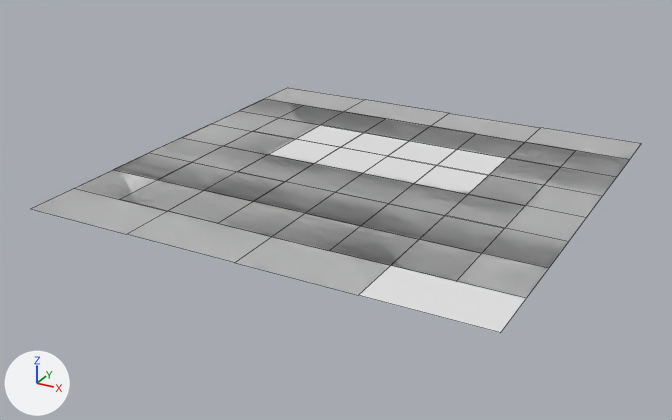
A saved change to the FBX model Assets/_Game/VinhLB/Models/grass_planes.fbx.
Both versions are drawn from a 50 mm camera at (1.76, -3.44, 1.52) aimed at (-0.07, -0.11, -0.15). Arrows for +X, +Y and +Z are at lower left; the lights stay in place. Mesh edges are drawn as thin lines. Where no turn or scale is listed for an object, it has been applied to the vertices.

Names of what the first picture shows: 'GrassPlane_6x4', 'GrassPlane_6x6', 'GrassPlane_8x4', 'GrassPlane_8x6', 'GrassPlane_8x8', 'GrassPlane_8x8_Corner'.
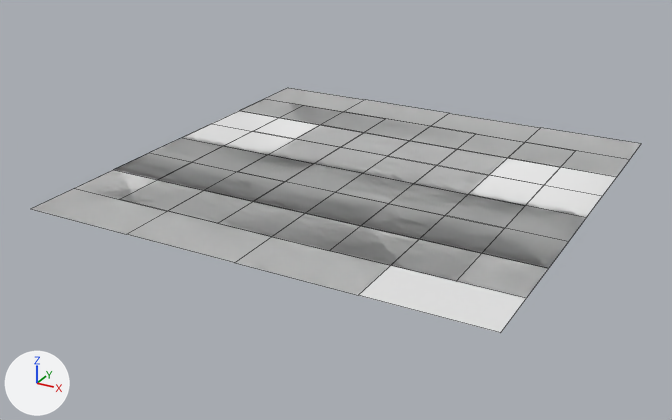
Changed parts and their boxes (x1, y1, x2, y2) in the pictures (672 x 420 px):
'GrassPlane_8x4', reshaped (77% wider, 47% taller): before (262, 125, 507, 198); after (181, 111, 616, 219)
'GrassPlane_8x8_Corner', unchanged, covered by the edit: before (114, 100, 641, 295)
'GrassPlane_8x6', unchanged, covered by the edit: before (76, 99, 629, 298); after (74, 103, 621, 298)
'GrassPlane_6x4', unchanged, uncovered by the edit: before (158, 118, 505, 253); after (158, 162, 505, 253)

The change, as a list of edits to the scene's bpy script:
```text
Add me_plane_003_1:
    me_plane_003_1.from_pydata([(-100.0, 0.0, 0.0), (100.0, 0.0, 0.0), (0.0, 0.0, 0.0), (-100.0, 0.0, 50.0), (100.0, 0.0, -50.0), (-100.0, 0.0, -50.0), (100.0, 0.0, 50.0), (0.0, 0.0, -50.0), (0.0, 0.0, 50.0), (-50.0, 0.0, 0.0), (50.0, 0.0, 0.0), (50.0, 0.0, 50.0), (-50.0, 0.0, 50.0), (-50.0, 0.0, -50.0), (50.0, 0.0, -50.0)], [], [(1, 4, 14, 10), (10, 14, 7, 2), (2, 7, 13, 9), (9, 13, 5, 0), (3, 6, 8), (4, 5, 7), (12, 9, 0, 3), (11, 10, 2, 8), (6, 1, 10, 11), (8, 2, 9, 12), (6, 11, 8), (8, 12, 3), (5, 13, 7), (7, 14, 4)])
Change ob_grassplane_8x4:
    ob_grassplane_8x4: bpy.data.objects.new('GrassPlane_8x4', me_plane_007) -> bpy.data.objects.new('GrassPlane_8x4', me_plane_003_1)
```
